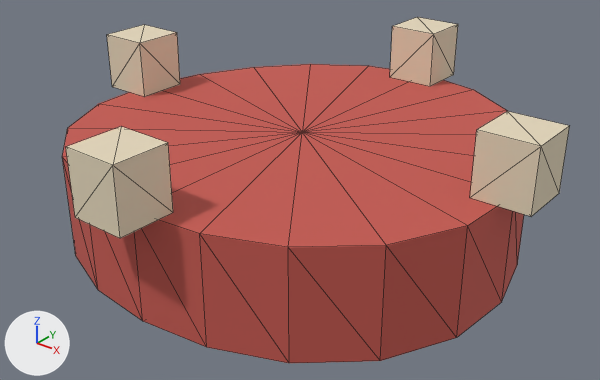
The glTF model assets/models/props/bottle_cap.glb, before and after one commit.
One viewpoint serves both versions: a camera (50 mm lens) standing at (0.1575, -0.198, 0.1364) and looking at (0.0028, -0.0046, 0.0165). The axes (+X, +Y, +Z) are drawn at lower left. The lights are the same throughout. The picture after the commit comes second. Mesh edges are drawn as thin lines.

Names of what the first picture shows: 'bottle_cap'.
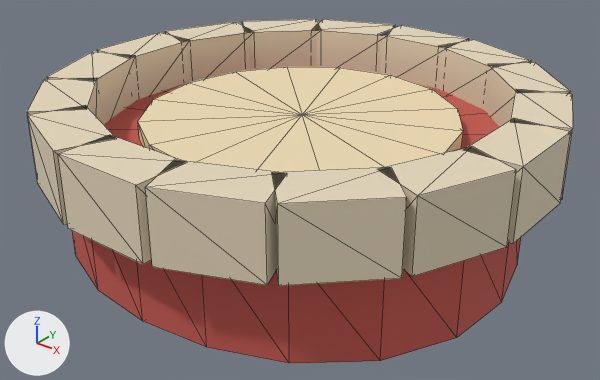
Patch to the scene script:
```diff
--- a/assets/models/props/bottle_cap.glb.py
+++ b/assets/models/props/bottle_cap.glb.py
@@ mat_bottle_cap_worn_top_mat @@
+mat_bottle_cap_worn_top_mat = principled_material('bottle_cap_worn_top_mat')
+mat_bottle_cap_worn_top_mat.base_color = (0.86, 0.72, 0.46)  # beige #efddb5
+mat_bottle_cap_worn_top_mat.roughness = 0.88
@@ me_bottle_cap @@
 # used by ob_bottle_cap; location = (0.0, 0.0, 0.0)
-me_bottle_cap.from_pydata(...)  # 74 vertices, 128 faces; spans x -0.084..0.084, y -0.084..0.084, z 0.0..0.055
+me_bottle_cap.from_pydata(...)  # 203 vertices, 336 faces; spans x -0.083..0.083, y -0.083..0.083, z 0.0..0.051
+# me_bottle_cap part 1: a new loose piece, a box spanning x -0.015..0.015, y -0.083..-0.065, z 0.029..0.051, in mat_bottle_cap_ridges_mat (beige #e5d7bc)
+# me_bottle_cap part 2: a new loose piece, a box spanning x -0.083..-0.065, y -0.015..0.015, z 0.029..0.051, in mat_bottle_cap_ridges_mat (beige #e5d7bc)
+# me_bottle_cap part 3: a new loose piece, a box spanning x -0.015..0.015, y 0.065..0.083, z 0.029..0.051, in mat_bottle_cap_ridges_mat (beige #e5d7bc)
+# me_bottle_cap part 4: the loose piece of 8 vertices spanning x -0.084..-0.066, y -0.009..0.009, z 0.035..0.055 is deleted
+# me_bottle_cap part 5: the loose piece of 8 vertices spanning x -0.009..0.009, y 0.066..0.084, z 0.035..0.055 is deleted
+# me_bottle_cap part 6
+# 6 vertices are removed from x -0.009..0.009, y -0.084..-0.066, z 0.035..0.055
+# 12 faces are deleted
+# 10 vertices move from x 0.009..0.084, y -0.084..0.009, z 0.035..0.055 to x 0.048..0.083, y -0.069..0.015, z 0.029..0.051
+# 64 vertices are added at x -0.082..0.082, y -0.082..0.082, z 0.029..0.041
+# 47 new vertices lie (0.0, 0.0, 0.022) away from vertices in x -0.082..0.082, y -0.082..0.082, z 0.029
+# 16 new vertices lie (0.0, 0.0, 0.006) away from vertices in x -0.052..0.052, y -0.051..0.053, z 0.035
+# 144 new faces join them, mat_bottle_cap_ridges_mat (beige #e5d7bc)
+# 64 new faces join them, mat_bottle_cap_worn_top_mat (beige #efddb5)
 me_bottle_cap.materials.append(mat_bottle_cap_shell_mat)
 me_bottle_cap.materials.append(mat_bottle_cap_ridges_mat)
+me_bottle_cap.materials.append(mat_bottle_cap_worn_top_mat)  # beige #efddb5
```

Pixel boxes [x1, y1, x2, y2] of what changed, in the pictures (600 x 380 px):
'bottle_cap', reshaped (8% wider): before [62, 17, 569, 363]; after [27, 19, 573, 363]
part 1 of me_bottle_cap, added (beige): after [58, 135, 185, 264]
part 2 of me_bottle_cap, added (beige): after [98, 32, 189, 100]
part 3 of me_bottle_cap, added (beige): after [380, 25, 469, 89]
part 4 of me_bottle_cap, deleted (beige): before [107, 25, 180, 97]
part 5 of me_bottle_cap, deleted (beige): before [390, 17, 458, 86]
part 6 of me_bottle_cap, built on: before [66, 111, 569, 238]; after [27, 19, 573, 286]
